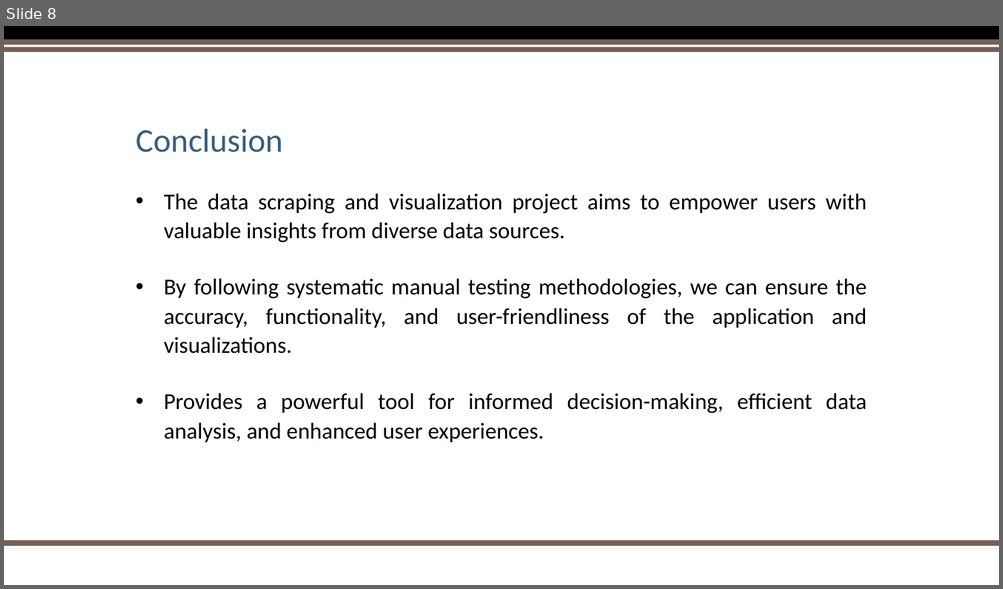
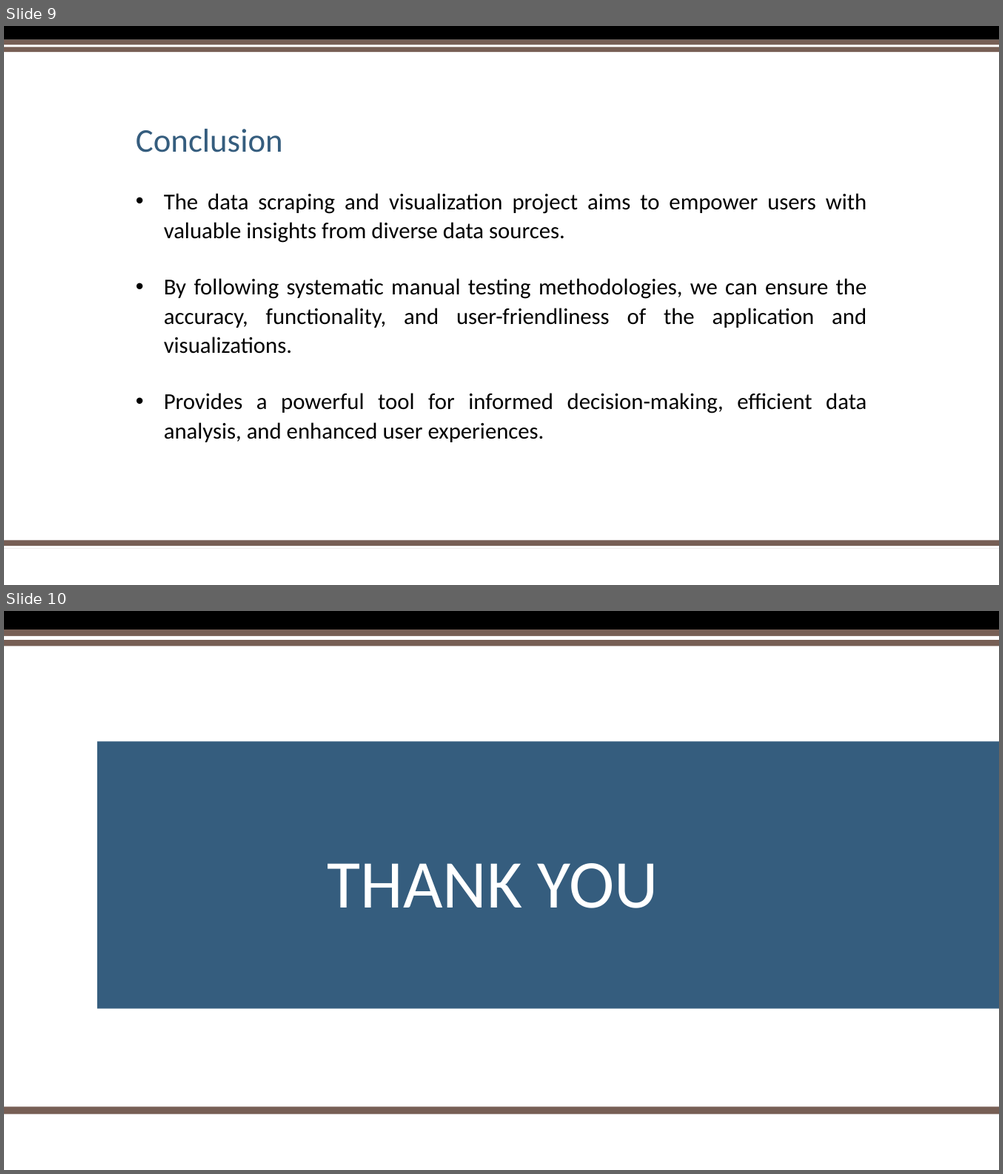
Before and after one commit to letsgoparth/minorproject, a slide deck: documentation/Data Scraping and Visualisation with Python.pptx. Shown one above the other, each under a label of ours: slide 8 before the commit, slides 9 and 10 after it. The pictures are 1003x589 and 1003x1174 pixels, drawn with LibreOffice and Linux fonts; fonts in the diff are those of the drawing; background and template pictures are left out. Boxes give left, top, right and bottom in pixels: in the first picture for what was removed or moved away, otherwise in the second. Text is boxed around its words. In the diff, an @@ line names an element or a change of style, - is before the commit and + after.

```diff
--- a/documentation/Data Scraping and Visualisation with Python.pptx
+++ b/documentation/Data Scraping and Visualisation with Python.pptx
@@ slide 10 added at <box>4,611,999,1170</box>, background #FFFFFF @@
@@ rectangle added at <box>4,611,999,629</box>, fill #000000 @@
@@ rectangle added at <box>4,629,999,646</box>, fill #775F55 @@
@@ rectangle added at <box>4,636,999,640</box>, fill #FFFFFF @@
@@ rectangle added at <box>97,741,999,1008</box>, fill #355D7E @@
@@ title added at <box>327,863,657,908</box>, 66 pt, text #FFFFFF @@
+THANK YOU
@@ rectangle added at <box>4,1107,999,1116</box>, fill #775F55 @@
@@ rectangle added at <box>4,1115,999,1117</box>, fill #FFFFFF @@
@@ what was slide 8 is now slide 9 @@
```
Also in this commit, not shown: 4 slides changed, 2 other slides added, 1 slide removed, 44 other files.
